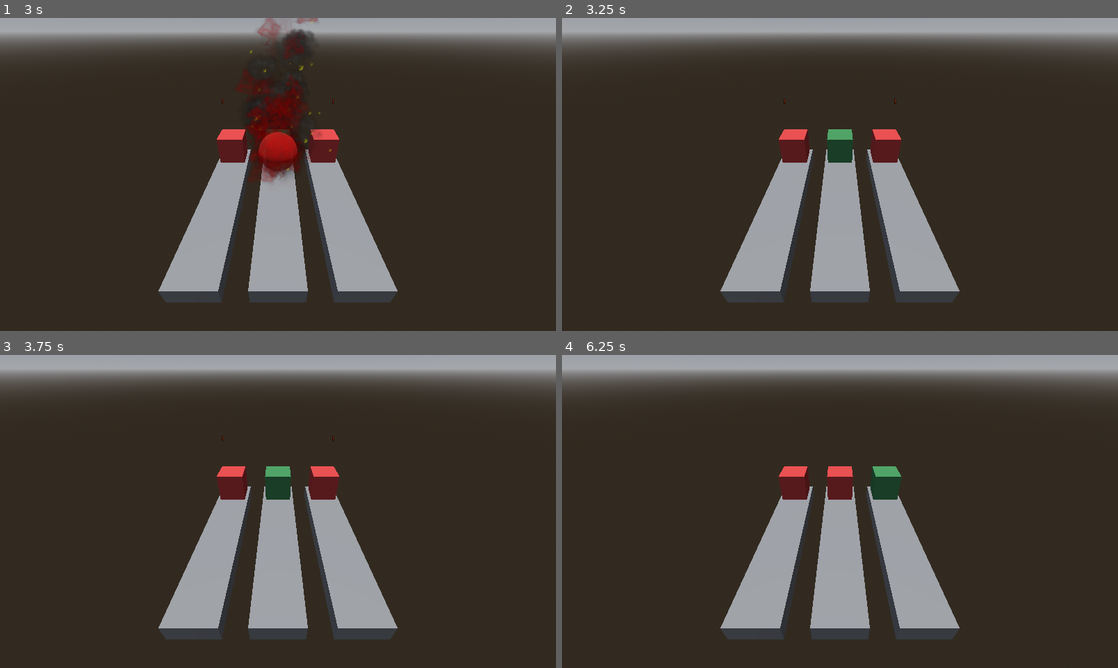
Above: before the commit, frames 1-4 (two rows, left to right).
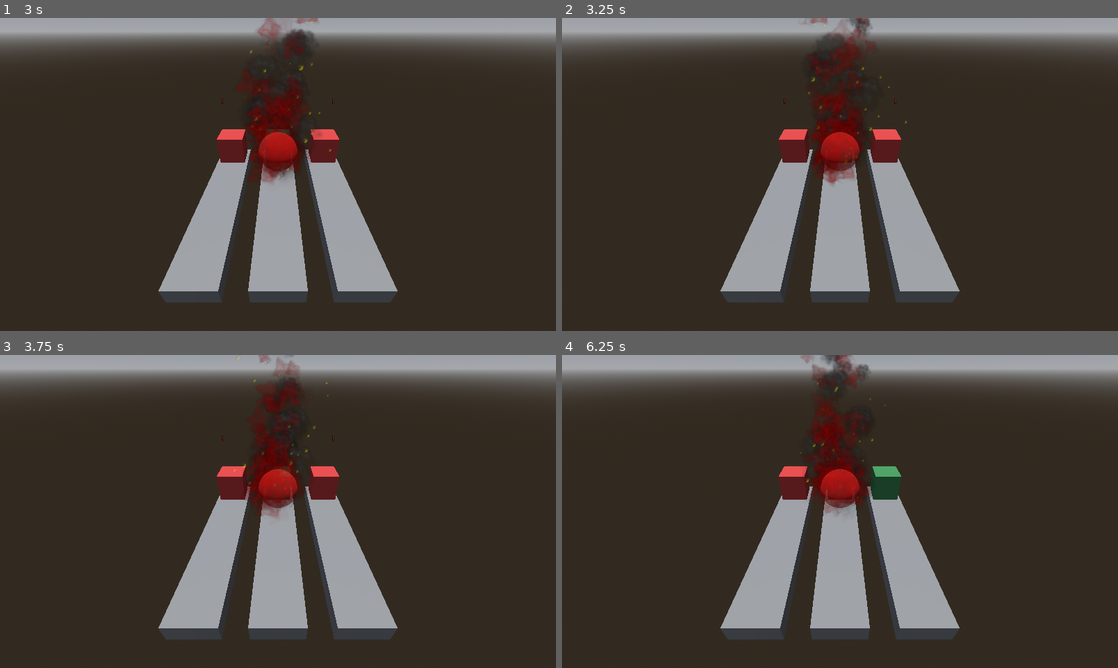
Above: after the commit, the same moments.

Repository: emmdie/3m5Jam2024_1
Game: Godot game, scene res://Scenes/game.tscn
The game is run twice, just before and just after one commit, with the same random seed, the same clock (stepped at 60 frames per second) and the same inputs.
Inputs (mouse positions are in pixels of both pictures, inside the frame that each line leads up to):
- Up to frame 1 (3 s): move the mouse to (400, 158) at 0.52 s; move the mouse to (166, 190) at 1.27 s; move the mouse to (333, 105) at 2.02 s; move the mouse to (250, 237) at 2.77 s
- Up to frame 2 (3.25 s): no input
- Up to frame 3 (3.75 s): move the mouse to (444, 558) at 3.52 s
- Up to frame 4 (6.25 s): move the mouse to (673, 464) at 4.27 s; move the mouse to (867, 511) at 5.02 s; move the mouse to (756, 433) at 5.77 s

Frame 1 is identical in both runs. In frame 2, 2.4% of the frame differs, in the area x 43-62%, y 0-54%; in frame 3, 2.1%; in frame 4, 2.5%, in the area x 42-59%, y 0-52%.
Error after the commit: Invalid access to property or key 'lane' on a base object of type 'Node3D (Unit)'. (res://Scenes/game.gd:107)

Commit message:
GameManager: fight

Diff:
--- a/Scenes/game.gd
+++ b/Scenes/game.gd
@@ -68,7 +68,6 @@
 func _ready():
 	randomize()
 
-
 	switch_warning_1 = SwitchWarning.instantiate()
 	switch_warning_2 = SwitchWarning.instantiate()
 	add_child(switch_warning_1)
@@ -76,7 +75,7 @@
 
 	GameState.tower_switch_timer = get_tree().create_timer(GameState.rules.tower_switch_time)
 	GameState.tower_switch_timer.timeout.connect(__on_tower_switch, CONNECT_ONE_SHOT)
-	GameState.unit_reached_tower.connect(__on_unit_reached_tower)
+	GameState.unit_reached_tower.connect(__on_fight)
 
 	switches.append(SwitchTowerDef.new(lanes))
 
@@ -100,6 +99,19 @@
 	var unit: Unit = preload("res://Scenes/units/player_unit/fire_unit.tscn").instantiate()
 	unit.set_lane(lanes[1])
 	unit.summon()
+
+
+func __on_fight(unit: Unit):
+	var tower_queue = tower_queues[0]
+	var i = 1
+	while i < len(tower_queues) and tower_queue.lane != unit.lane:
+		tower_queue = tower_queues[i]
+		i += 1
+
+	var win := __rock_paper_siccsor(unit.element, tower_queue.towers[0].element)
+	tower_queue.pop().fight(not win)
+	unit.fight(win)
+
 
 func __on_tower_switch():
 	var tq1: TowerQueue
@@ -131,5 +143,15 @@
 	__animate_warning_appear()
 
 
-func __on_unit_reached_tower(unit: Unit) -> void:
-	unit.fight(true)
+func __rock_paper_siccsor(player: BaseUnit.Elements, enemy: BaseUnit.Elements) -> bool:
+	if player == enemy:
+		return GameState.rules.tie_player_advantage
+	match player:
+		BaseUnit.Elements.FIRE:
+			return enemy == BaseUnit.Elements.PLANT
+		BaseUnit.Elements.PLANT:
+			return enemy == BaseUnit.Elements.WATER
+		BaseUnit.Elements.WATER:
+			return enemy == BaseUnit.Elements.FIRE
+	# Unreachable
+	return true
--- a/Scenes/game.tscn
+++ b/Scenes/game.tscn
@@ -29,6 +29,7 @@
 
 [node name="Camera3D" type="Camera3D" parent="."]
 transform = Transform3D(1, 0, 0, 0, 0.819112, 0.573634, 0, -0.573634, 0.819112, 0, 3.54954, 5.66851)
+current = true
 
 [node name="DirectionalLight3D" type="DirectionalLight3D" parent="."]
 transform = Transform3D(1, 0, 0, 0, 0.0157248, 0.999876, 0, -0.999876, 0.0157248, 0, 5.26391, 0)
--- a/Singletons/game_state.gd
+++ b/Singletons/game_state.gd
@@ -7,8 +7,9 @@
 
 # Some example variable.
 var highscore := Value.new(0)
-var player_health := Value.new(rules.player_max_health)
-var enemy_health := Value.new(rules.enemy_max_health)
+var player_health := Value.new(rules.player_max_health, false)
+var enemy_health := Value.new(rules.enemy_max_health, false)
+var mana := Value.new(rules.player_max_mana, false)
 
 var time_to_tower_change: float:
 	get:
--- a/gamerules.gd
+++ b/gamerules.gd
@@ -3,6 +3,9 @@
 
 @export var unit_lane_completion_time: float = 3.0
 @export var player_max_health: int = 10
+@export var player_max_mana: int = 10
 @export var enemy_max_health: int = 10
 
 @export var tower_switch_time: float = 2.0
+
+@export var tie_player_advantage: bool = false
